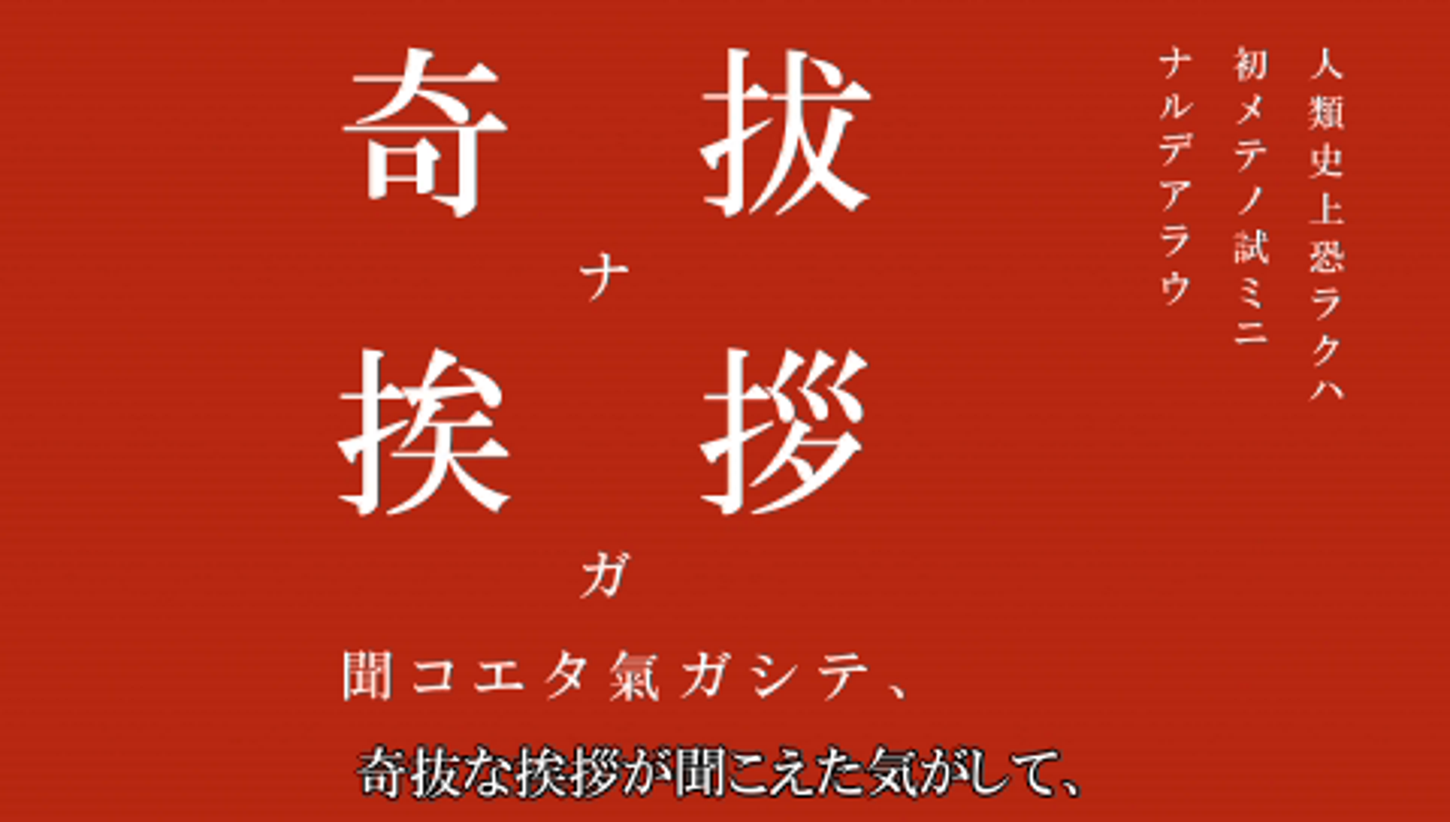
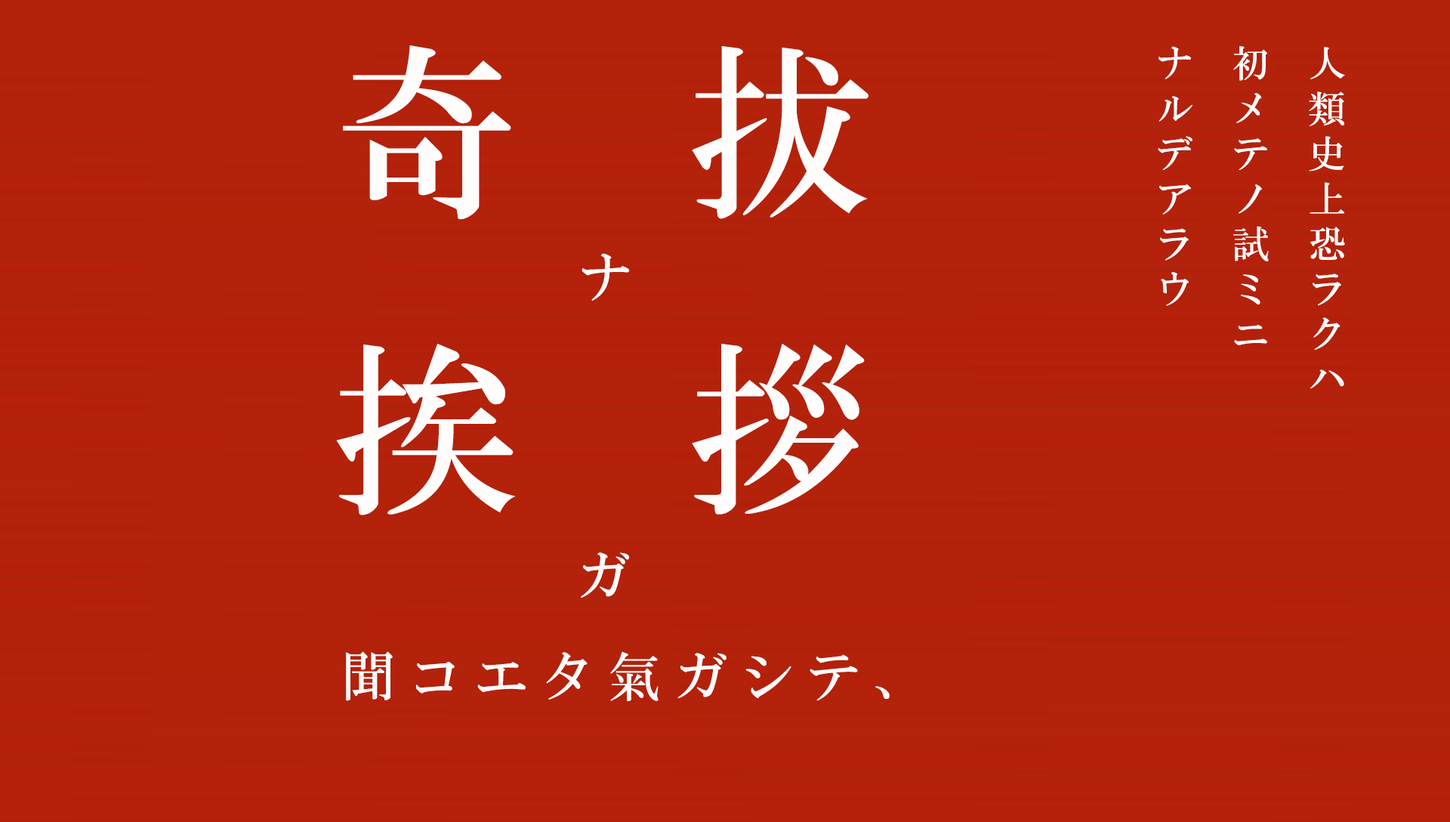
Layers edited between the first and the second 1450x822 image:
added layer "人類史上恐ラクハ 初メテノ試ミニ ナルデアラウ" above "聞コエタ氣ガシテ、" over (1157, 46, 1345, 389)
added layer "聞コエタ氣ガシテ、" above "ガ" over (345, 650, 890, 701)
added layer "ガ" above "ナ" over (580, 552, 630, 599)
added layer "ナ" above "奇拔 挨拶" over (581, 252, 630, 301)
added layer "奇拔 挨拶" above "Layer 2" over (336, 45, 869, 516)
showed "Layer 2" over (0, 0, 1450, 822)
